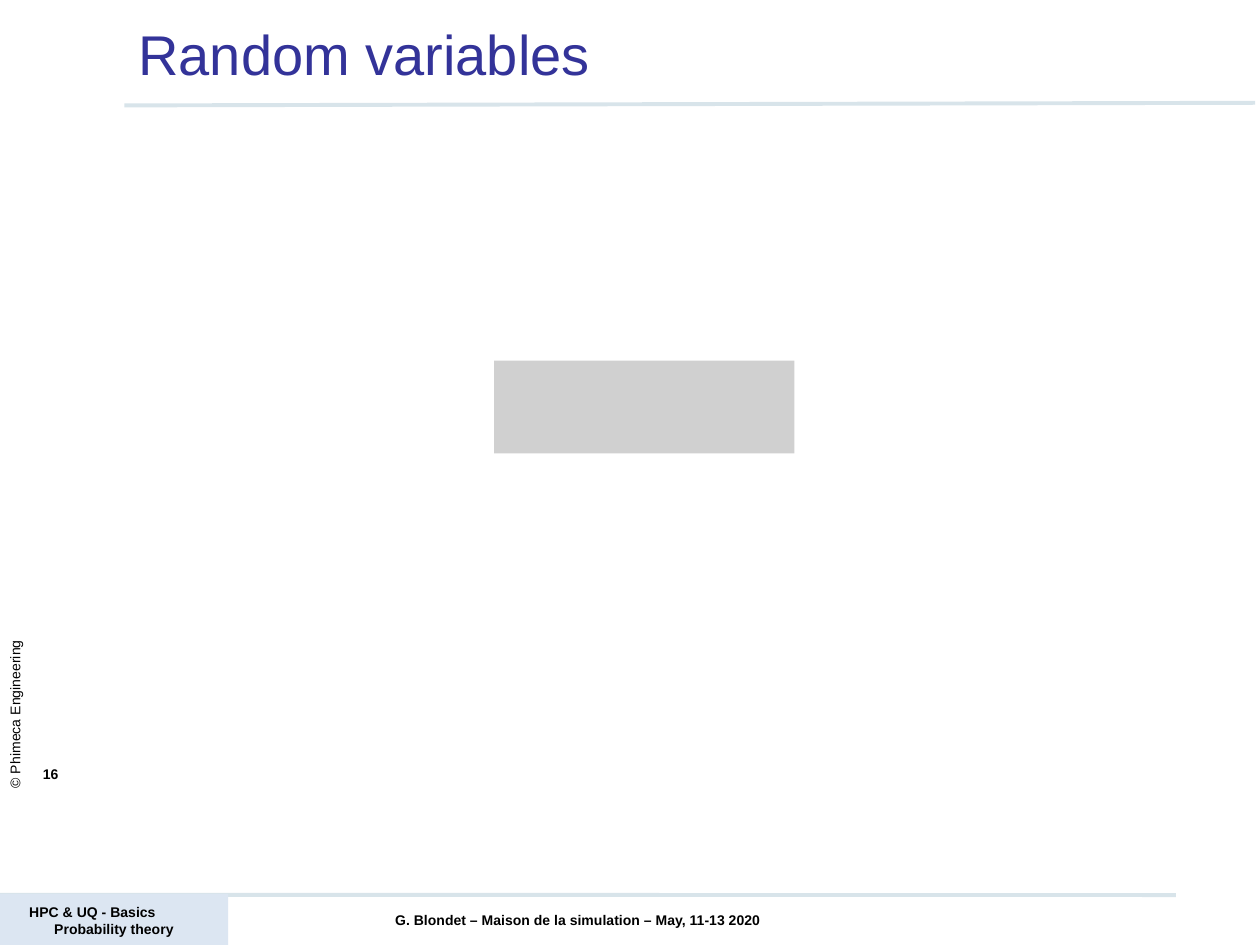
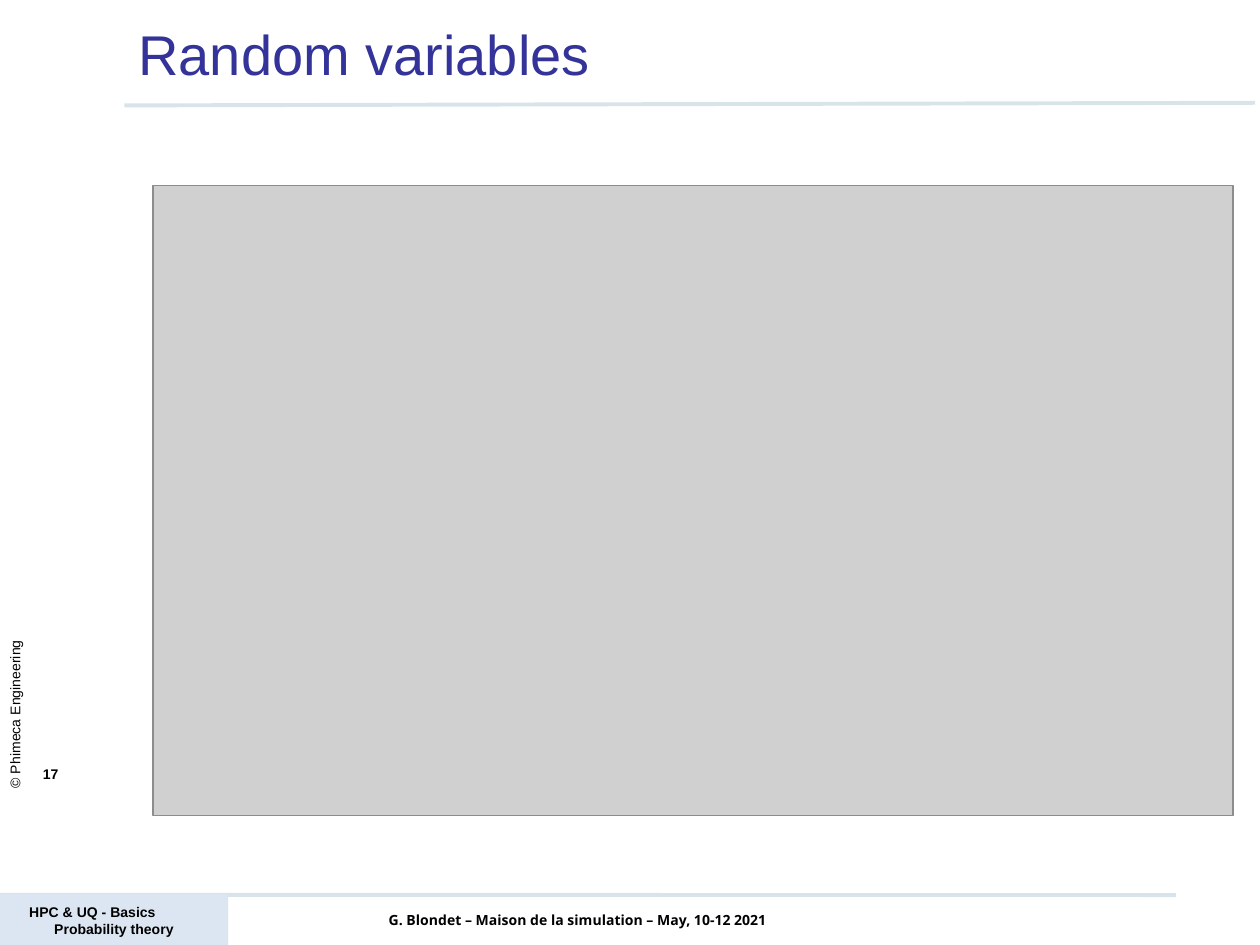
Before and after one commit to mbaudin47/hpcuqtraining, a slide deck: slide 17 of 2021/Courses/Probability/PRACE_D1_Probability_theory_basics_2021.pptx (slide 16 before the commit). Drawn at 1260x945 pixels with LibreOffice and Linux fonts; fonts in the diff are those of the drawing; grey boxes stand for pictures; background and template pictures are left out. Boxes give left, top, right and bottom in pixels: in the first picture for what was removed or moved away, otherwise in the second. Text is boxed around its words. In the diff, an @@ line names an element or a change of style, - is before the commit and + after.

```diff
--- a/2021/Courses/Probability/PRACE_D1_Probability_theory_basics_2021.pptx
+++ b/2021/Courses/Probability/PRACE_D1_Probability_theory_basics_2021.pptx
@@ picture added at (x1=152, y1=185, x2=1232, y2=815) @@
@@ picture removed at (x1=494, y1=360, x2=794, y2=454) @@
@@ page number at (x1=43, y1=769, x2=59, y2=779): text changed @@
-16
+17
@@ text at (x1=389, y1=914, x2=766, y2=929): text changed; font Arial to Open Sans @@
-G. Blondet – Maison de la simulation – May, 11-13 2020
+G. Blondet – Maison de la simulation – May, 10-12 2021
```
Also in this commit, not shown: 28 other slides changed, 1 slide added, 1 slide removed, 3 other files.
